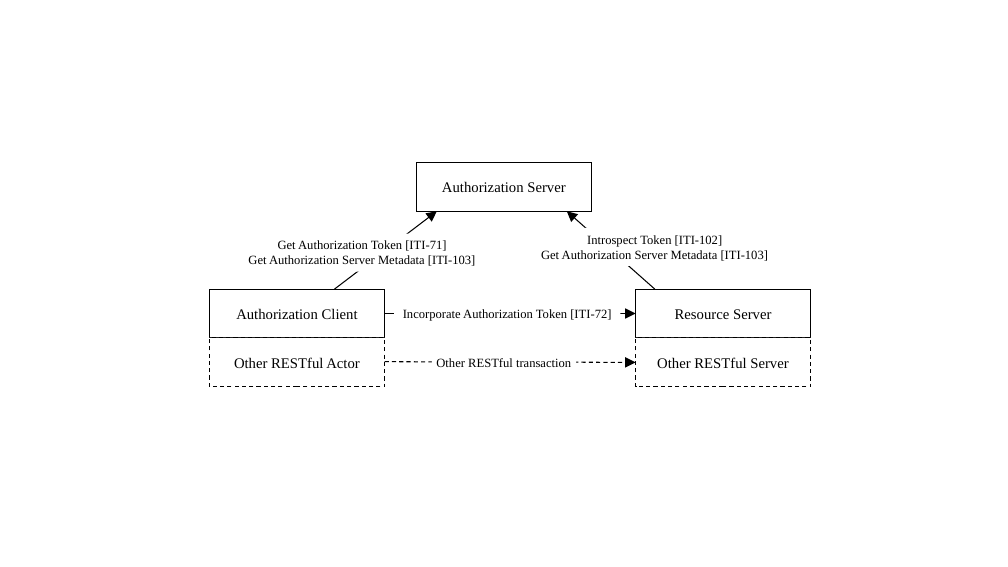
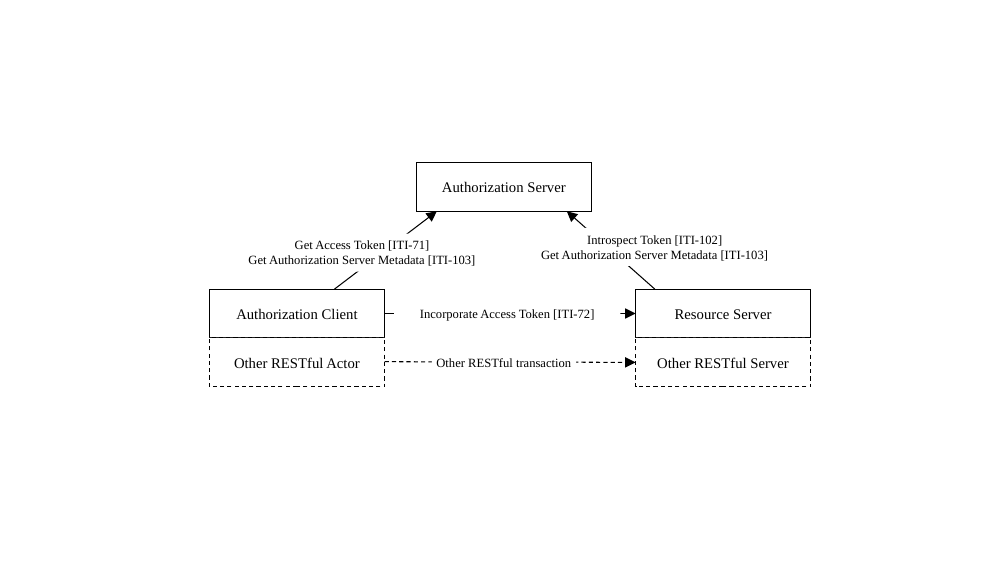
Before and after one commit to IHE/ITI.IUA, a slide deck: slide 1 of media/Actors.pptx. Drawn at 1008x567 pixels with LibreOffice and Linux fonts; fonts in the diff are those of the drawing. Boxes give left, top, right and bottom in pixels: in the first picture for what was removed or moved away, otherwise in the second. Text is boxed around its words. In the diff, an @@ line names an element or a change of style, - is before the commit and + after.

```diff
--- a/media/Actors.pptx
+++ b/media/Actors.pptx
@@ text at (295,240,429,251): text changed @@
-Get Authorization Token [ITI-71]
+Get Access Token [ITI-71]
@@ text at (420,309,594,321): text changed @@
-Incorporate Authorization Token [ITI-72]
+Incorporate Access Token [ITI-72]
```
Also in this commit, not shown: 2 other files.
